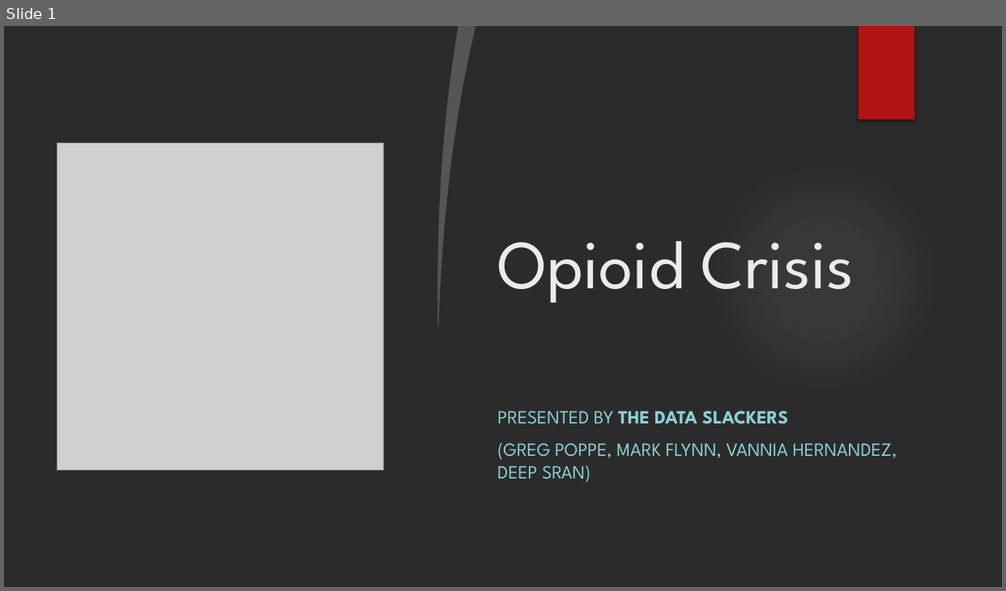
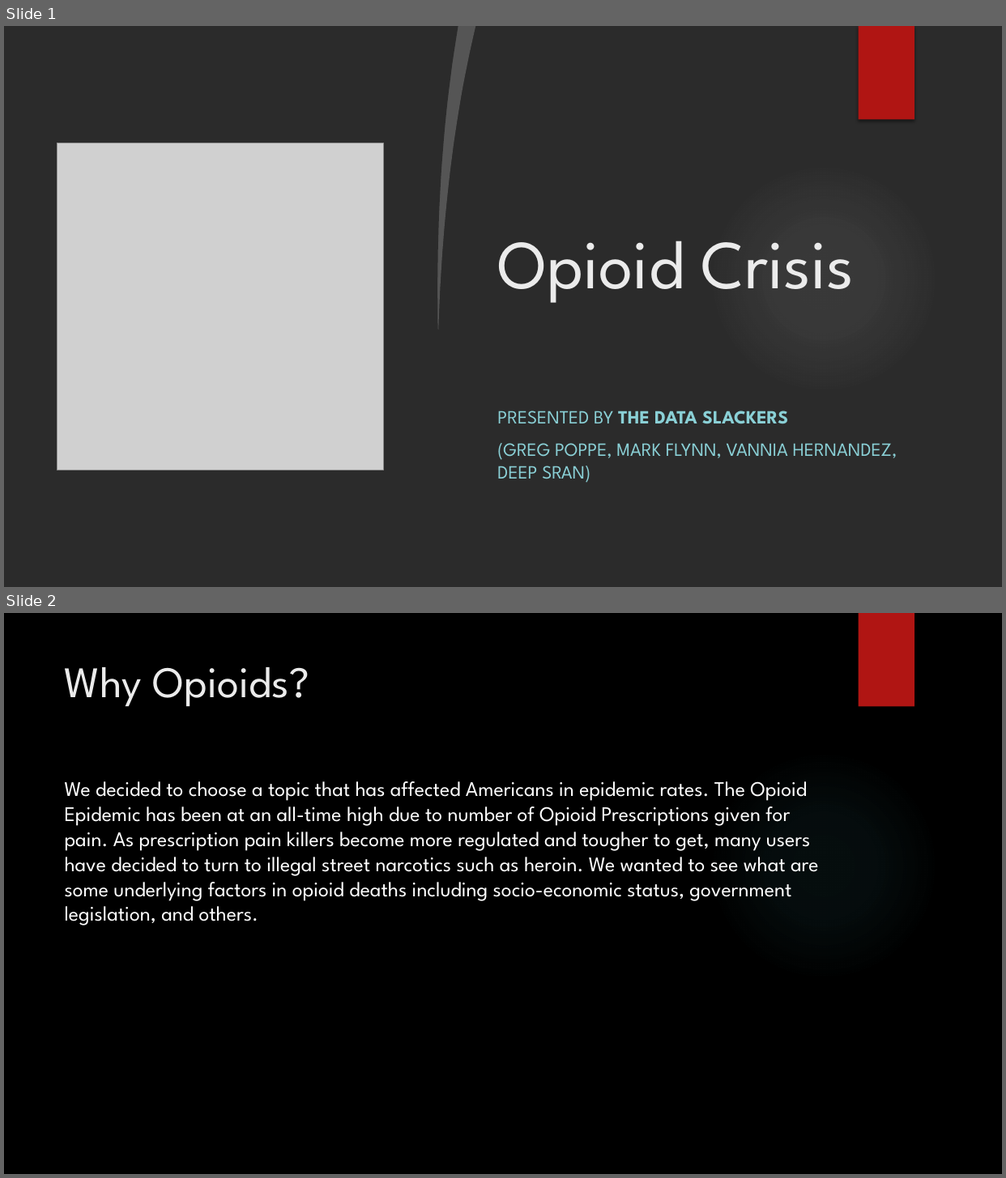
Before and after one commit to GregPoppe/opioid_project, a slide deck: Opioid_Crisis.pptx. Shown one above the other, each under a label of ours: slide 1 before the commit, slides 1 and 2 after it. The pictures are 1006x591 and 1006x1178 pixels, drawn with LibreOffice and Linux fonts; fonts in the diff are those of the drawing; grey boxes stand for pictures; background and template pictures are left out; a plain dark background stands for a picture behind light text. Boxes give left, top, right and bottom in pixels: in the first picture for what was removed or moved away, otherwise in the second. Text is boxed around its words. In the diff, an @@ line names an element or a change of style, - is before the commit and + after.

Commit message:
updated with slides

```diff
--- a/Opioid_Crisis.pptx
+++ b/Opioid_Crisis.pptx
@@ slide 2 added at box(4, 613, 1002, 1174), background picture (left out) @@
@@ rectangle added at box(859, 613, 914, 707), fill #B01513 @@
@@ title added at box(65, 667, 309, 707), 42 pt, text #EBEBEB @@
+Why Opioids?
@@ ellipse added at box(709, 750, 939, 981), fill gradient #50B9C1 @@
@@ text added at box(65, 781, 818, 926), 20 pt, text #FFFFFF @@
+We decided to choose a topic that has affected Americans in epidemic rates. The Opioid Epidemic has been at an all-time high due to number of Opioid Prescriptions given for pain. As prescription pain killers become more regulated and tougher to get, many users have decided to turn to illegal street narcotics such as heroin. We wanted to see what are some underlying factors in opioid deaths including socio-economic status, government legislation, and others.
```
Also in this commit, not shown: 10 other slides added, 3 slides removed.
